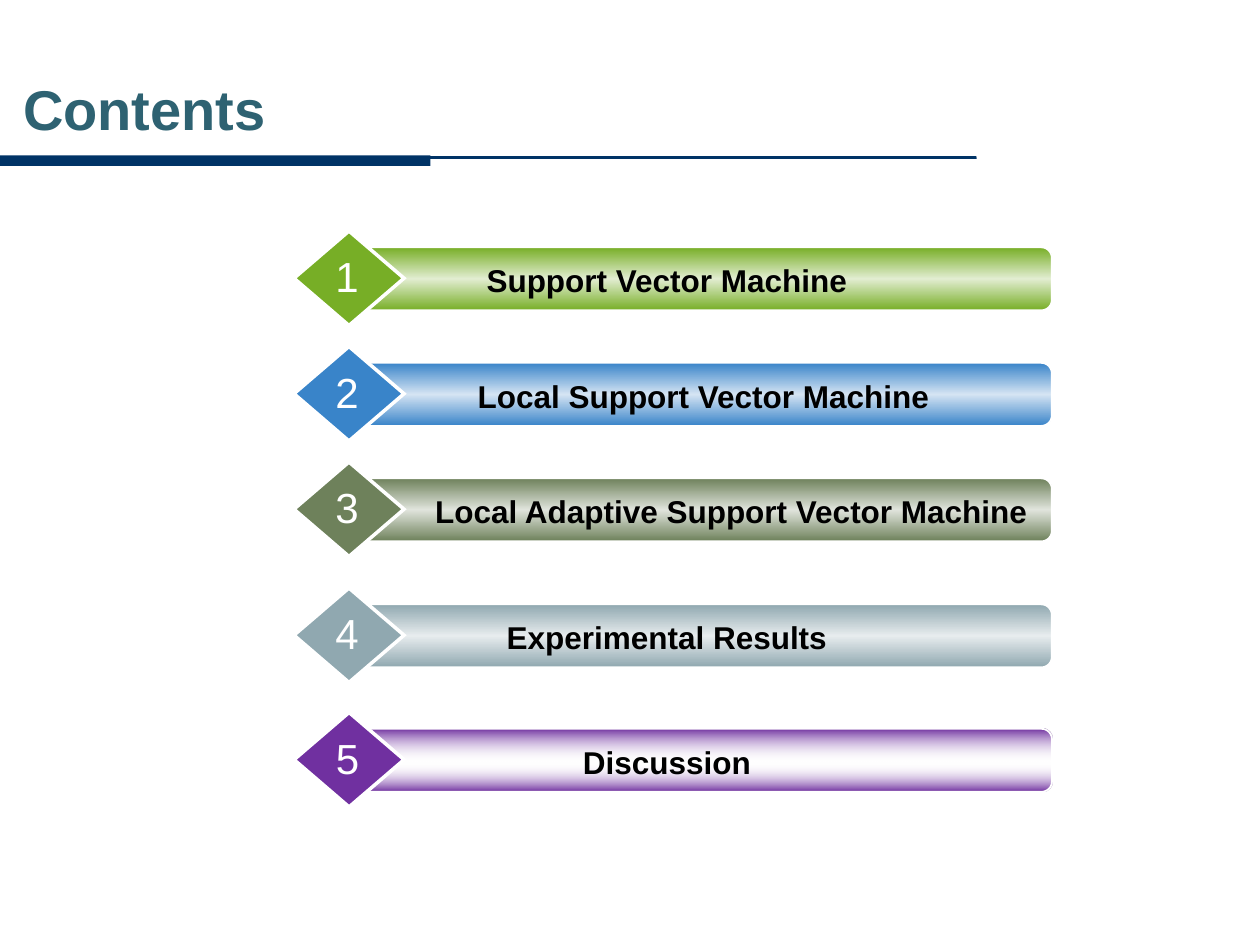
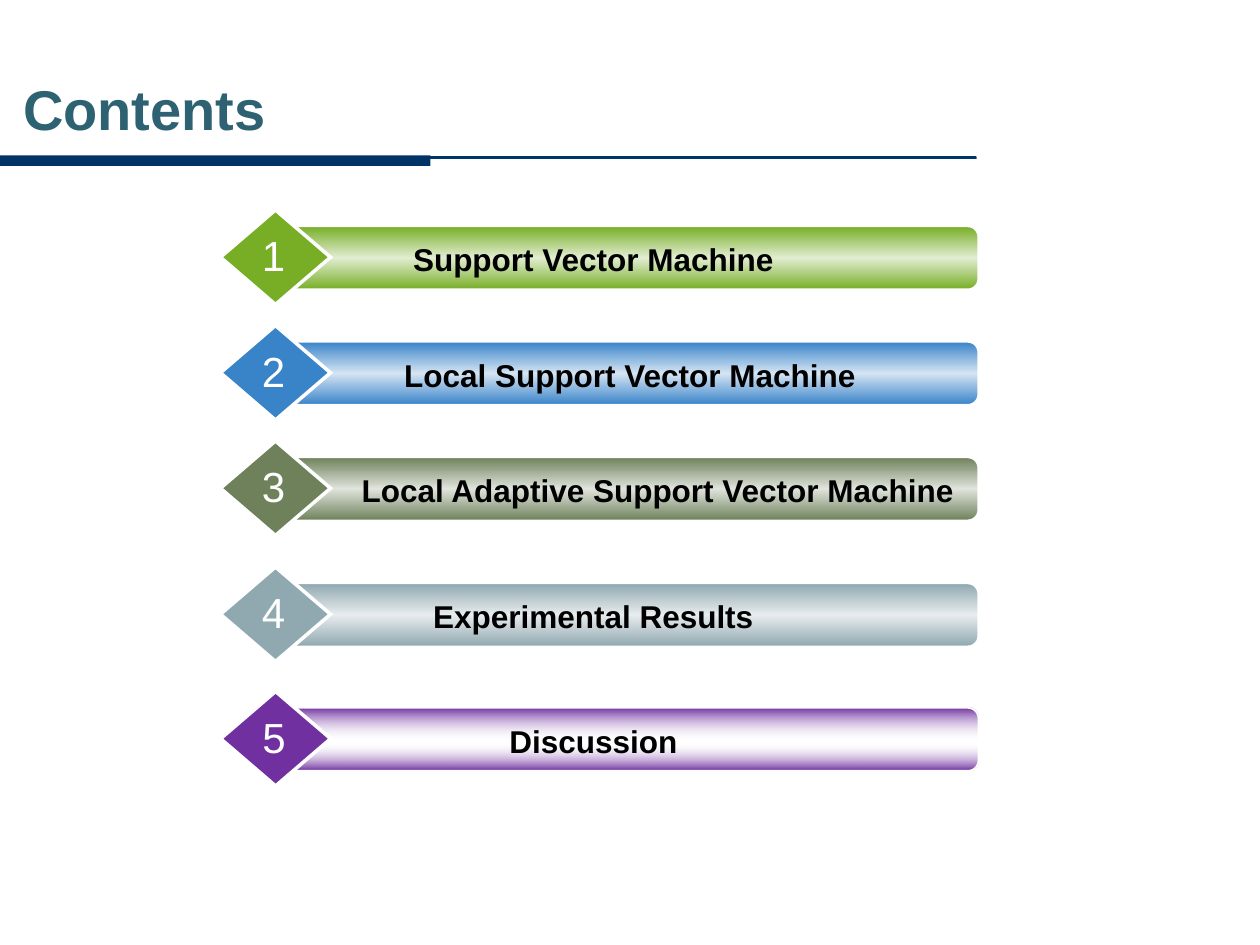
Before and after one commit to Alex7Huynh/ml-g9, a slide deck: slide 2 of Local Adaptive SVM for Object Recognition.pptx. Drawn at 1260x945 pixels with LibreOffice and Linux fonts; fonts in the diff are those of the drawing; background and template pictures are left out. Boxes give left, top, right and bottom in pixels: in the first picture for what was removed or moved away, otherwise in the second. Text is boxed around its words. In the diff, an @@ line names an element or a change of style, - is before the commit and + after.

```diff
--- a/Local Adaptive SVM for Object Recognition.pptx
+++ b/Local Adaptive SVM for Object Recognition.pptx
@@ 10 texts, 5 rounded rectangles, 5 diamonds moved together from (x1=294, y1=231, x2=1052, y2=806) to (x1=220, y1=210, x2=979, y2=786) @@
```
Also in this commit, not shown: 1 other slide changed.
